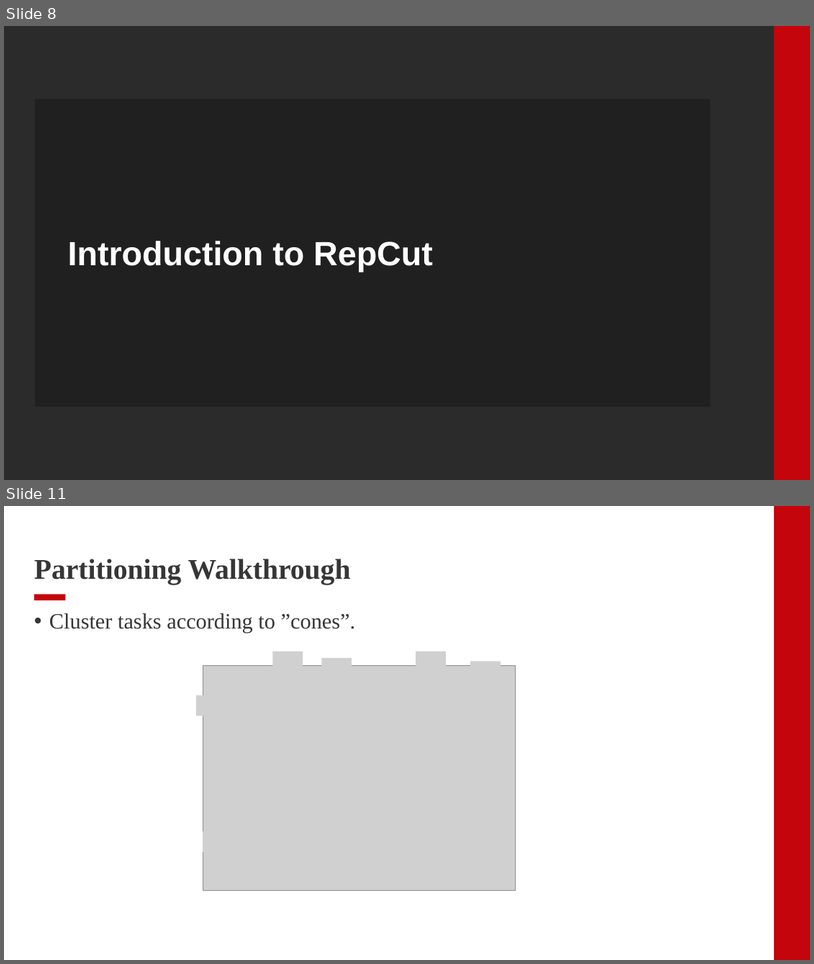
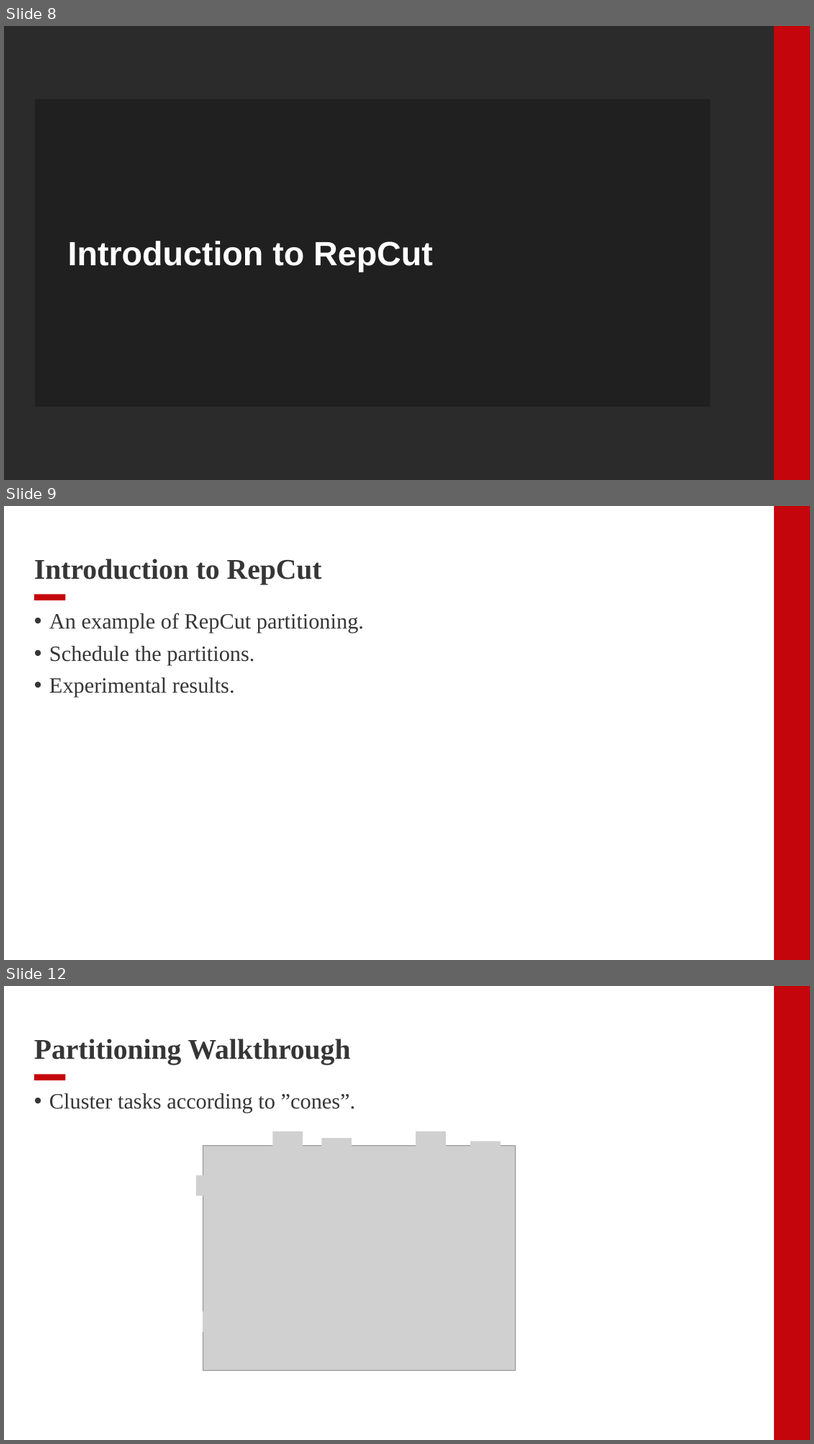
Before and after one commit to Foolock/papers, a slide deck: RepCut/RepCut.pptx. Shown one above the other, each under a label of ours: slides 8 and 11 before the commit, slides 8, 9 and 12 after it; the slides between them are not shown. The pictures are 814x964 and 814x1444 pixels, drawn with LibreOffice and Linux fonts; fonts in the diff are those of the drawing; grey boxes stand for pictures; background and template pictures are left out; a plain dark background stands for a picture behind light text. Boxes give left, top, right and bottom in pixels: in the first picture for what was removed or moved away, otherwise in the second. Text is boxed around its words. In the diff, an @@ line names an element or a change of style, - is before the commit and + after.

```diff
--- a/RepCut/RepCut.pptx
+++ b/RepCut/RepCut.pptx
@@ slide 9 added at (x1=4, y1=506, x2=810, y2=960), background #FFFFFF; not listed: 2 template elements that a slide beside it also shows @@
@@ title added at (x1=34, y1=559, x2=322, y2=584), 34 pt, text #363636, bold @@
+Introduction to RepCut
@@ text added at (x1=49, y1=613, x2=364, y2=698), 26 pt, text #363636 @@
+• An example of RepCut partitioning.
+• Schedule the partitions.
+• Experimental results.
@@ what was slide 11 is now slide 12 @@
```
Also in this commit, not shown: 2 slides changed, 1 other file.
